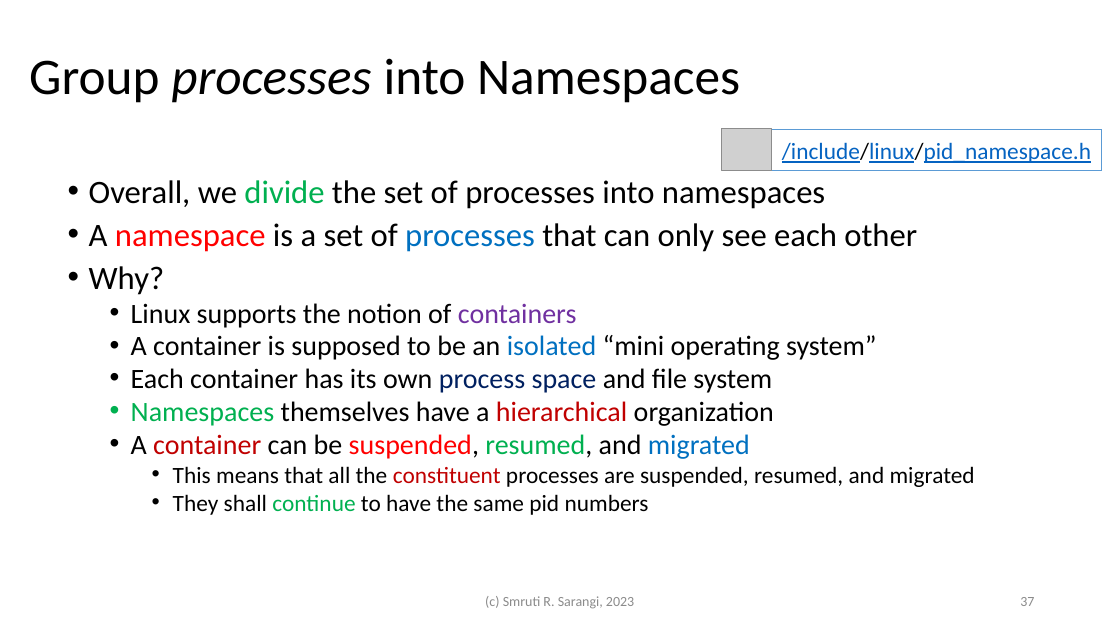
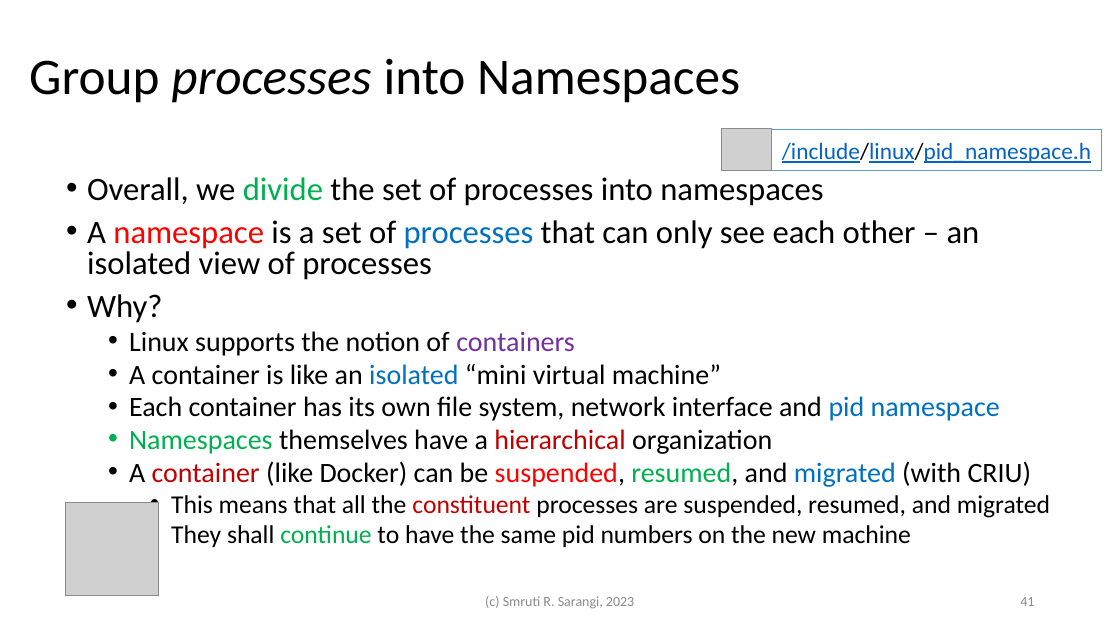
Before and after one commit to sarthak-panda/Sem6, a slide deck: slide 41 of COL331/LEC/3.processes.pptx (slide 37 before the commit). Drawn at 1120x630 pixels with LibreOffice and Linux fonts; fonts in the diff are those of the drawing; grey boxes stand for pictures. Boxes give left, top, right and bottom in pixels: in the first picture for what was removed or moved away, otherwise in the second. Text is boxed around its words. In the diff, an @@ line names an element or a change of style, - is before the commit and + after.

```diff
--- a/COL331/LEC/3.processes.pptx
+++ b/COL331/LEC/3.processes.pptx
@@ text at (87, 220, 980, 280): text changed @@
-• A namespace is a set of processes that can only see each other
+• A namespace is a set of processes that can only see each other – an isolated view of processes
@@ text at (129, 364, 1000, 421): text changed @@
-  • A container is supposed to be an isolated “mini operating system”
-  • Each container has its own process space and file system
+  • A container is like an isolated “mini virtual machine”
+  • Each container has its own file system, network interface and pid namespace
@@ text at (129, 461, 1032, 487): text changed @@
-  • A container can be suspended, resumed, and migrated
+  • A container (like Docker) can be suspended, resumed, and migrated (with CRIU)
@@ picture added at (66, 503, 159, 597) @@
@@ text at (171, 495, 1050, 518): size 20 to 22 pt in "This means that all the constituent processes ..." @@
@@ text at (171, 525, 911, 547): text changed; size 20 to 22 pt @@
-    • They shall continue to have the same pid numbers
+    • They shall continue to have the same pid numbers on the new machine
@@ page number at (1020, 597, 1034, 606): text changed @@
-37
+41
```
Also in this commit, not shown: 34 other slides changed, 7 slides added, 2 slides removed, 13 other files.
